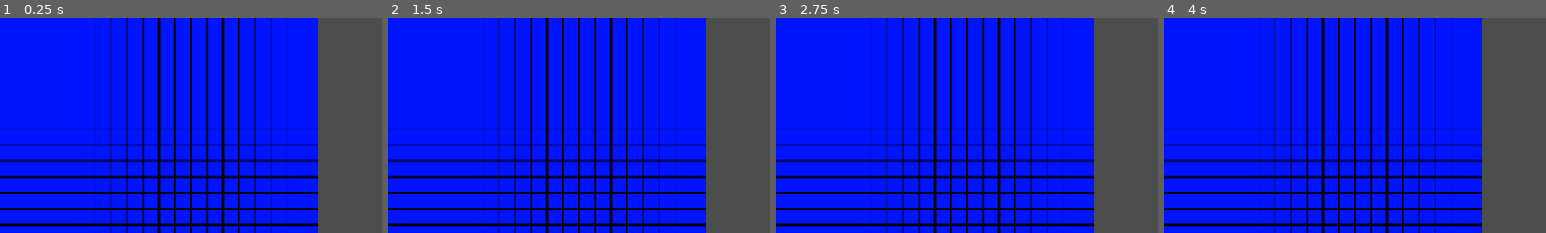
Above: before the commit, frames 1-4 (left to right).
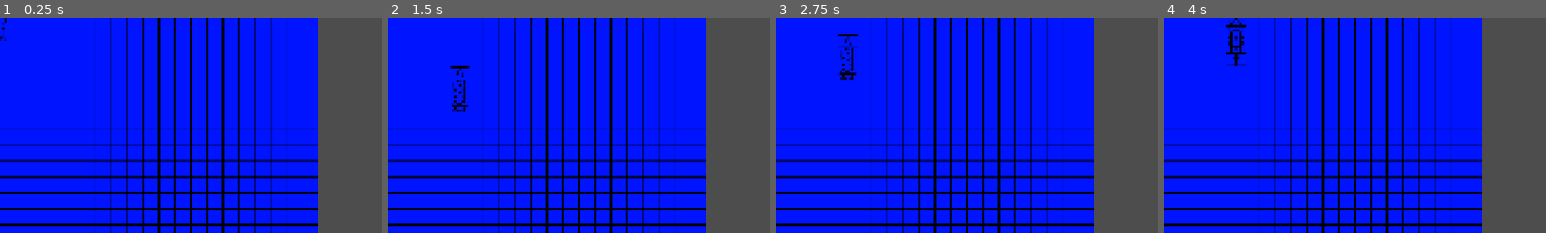
Above: after the commit, the same moments.

Repository: thejan14/GGJ2026
Game: Godot game, scene res://scenes/game.tscn
Two runs of this game, one before a commit and one after it. Both use one fixed random seed, a clock stepped at 60 frames per second and the inputs below.
Inputs (mouse positions are % of the whole screen's width and height, from its top left):
- Up to frame 1 (0.25 s): no input
- Up to frame 2 (1.5 s): tap Enter at 0.5 s; move the mouse to (72, 45) at 0.52 s; press the mouse at (72, 45) at 0.53 s; tap Space at 1.25 s; move the mouse to (30, 55) at 1.27 s; release the mouse at (30, 55) at 1.28 s; right-click (30, 55) at 1.35 s
- Up to frame 3 (2.75 s): click (30, 55) at 1.55 s; tap Enter at 2 s; move the mouse to (60, 28) at 2.02 s; press the mouse at (60, 28) at 2.03 s
- Up to frame 4 (4 s): tap Space at 2.75 s; move the mouse to (45, 70) at 2.77 s; release the mouse at (45, 70) at 2.78 s; click (45, 70) at 2.85 s; tap Enter at 3.5 s; move the mouse to (80, 65) at 3.52 s; hold Right mouse button (Secondary) from 3.53 s (still down); click (80, 65) at 3.8 s
The pictures show only the part of the screen within x 0-50%, y 0-50%; the shares and areas given below are measured in that part.

The runs differ from the first frame. In frame 1, less than 0.1% of the frame differs, in the area x 0-2%, y 0-11%; in frame 2, 0.4%; in frame 3, 0.4%; in frame 4, 0.5%, in the area x 16-22%, y 0-23%.

Commit message:
first  ship

Diff:
--- a/scenes/game.tscn
+++ b/scenes/game.tscn
@@ -2,13 +2,23 @@
 
 [ext_resource type="PackedScene" uid="uid://bg5ptytfsutot" path="res://scenes/board.tscn" id="1_uwrxv"]
 [ext_resource type="Script" uid="uid://d1beq52whxn1v" path="res://scripts/game_manager.gd" id="1_yqjtg"]
+[ext_resource type="Script" uid="uid://byqh4w5ryvvhd" path="res://scripts/ship.gd" id="3_lbhrr"]
+[ext_resource type="Texture2D" uid="uid://b35op3blg8wfj" path="res://art/ship3.png" id="4_iywne"]
 
-[node name="Game" type="Node" unique_id=798174569 node_paths=PackedStringArray("cam", "board")]
+[node name="Game" type="Node" unique_id=798174569 node_paths=PackedStringArray("cam", "board", "shipsPlayer1")]
 script = ExtResource("1_yqjtg")
 cam = NodePath("Camera2D")
 board = NodePath("Board")
+shipsPlayer1 = [NodePath("Ship")]
 
 [node name="Board" parent="." unique_id=1640674209 instance=ExtResource("1_uwrxv")]
 
 [node name="Camera2D" type="Camera2D" parent="." unique_id=574924299]
 position = Vector2(960, 540)
+
+[node name="Ship" type="Node2D" parent="." unique_id=2004071402 node_paths=PackedStringArray("sprite")]
+script = ExtResource("3_lbhrr")
+sprite = NodePath("Ship3")
+
+[node name="Ship3" type="Sprite2D" parent="Ship" unique_id=796000821]
+texture = ExtResource("4_iywne")
--- a/scripts/board.gd
+++ b/scripts/board.gd
@@ -6,14 +6,20 @@
 const CELL_SIZE: int = 40
 
 var cells: Array[Array] = []
+var highlightCells: Array[Vector2i]
 
 func _process(delta: float) -> void:
 	for row in cells:
 		for cell in row:
 			var sprite: Sprite2D = cell
 			sprite.modulate = Color.WHITE
-	var target_cell = world_to_cell(get_global_mouse_position())
-	if target_cell.x >= 0 and target_cell.x < DIM and target_cell.y >= 0 and target_cell.y < DIM:
+	highlight(world_to_cell(get_global_mouse_position()))
+	#for cell in highlightCells:
+		#highlight(cell)
+
+
+func highlight(target_cell :Vector2i):
+	if isValidPos(target_cell):
 		cells[target_cell.x][target_cell.y].modulate = Color.RED
 
 func _ready() -> void:
@@ -27,12 +33,12 @@
 			row.push_back(cell)
 		cells.push_back(row)
 
-func get_cell(coord: Vector2i) -> Sprite2D:
-	if coord.x >= 0 and coord.x < DIM and coord.y >= 0 and coord.y < DIM:
-		return cells[coord.x][coord.y]
-	else:
-		return null
+func isValidPos(coord: Vector2i) -> bool:
+	return coord.x >= 0 and coord.x < DIM and coord.y >= 0 and coord.y < DIM
 
 func world_to_cell(pos: Vector2) -> Vector2i:
 	var local_pos = to_local(pos)
 	return local_pos / CELL_SIZE
+
+func cell_to_world(pos: Vector2) -> Vector2:
+	return to_global(pos*CELL_SIZE)
--- a/scripts/game_manager.gd
+++ b/scripts/game_manager.gd
@@ -3,11 +3,30 @@
 @export var cam: Camera2D
 @export var board: Board
 
+@export var shipsPlayer1: Array[Ship]
+
 func _input(event: InputEvent) -> void:
 	if event.is_action_pressed("Select"):
 		print(board.world_to_cell(board.get_global_mouse_position()))
+		moveShips(shipsPlayer1)
 	if event.is_action_pressed("Cancel"):
 		get_tree().quit()
 
 func _ready() -> void:
 	cam.make_current()
+
+
+func move(ship : Ship)-> void:
+	var nextPos = ship.positions[0] + ship.dir
+	if board.isValidPos(nextPos):
+		ship.positions.assign(ship.positions.map(func(p)->Vector2i: return p + ship.dir ))
+		board.highlightCells.assign(ship.positions)
+	else:
+		ship.positions.reverse()
+		ship.flip()
+	var center = ship.positions.reduce(func(a,b):return a+b) /ship.positions.size()
+	ship.position = board.cell_to_world(Vector2(center)+Vector2.ONE*0.5)
+
+func moveShips(ships : Array[Ship]) -> void:
+	for ship in ships:
+		move(ship)
--- /dev/null
+++ b/scripts/ship.gd
@@ -0,0 +1,21 @@
+class_name Ship
+
+extends Node2D
+
+const DIM:int = 3
+var dir:Vector2i = Vector2i(0,-1)
+
+var positions: Array[Vector2i] = [Vector2i(4,4),Vector2i(4,5),Vector2i(4,6)]
+@export var sprite : Sprite2D
+# Called when the node enters the scene tree for the first time.
+func _ready() -> void:
+	pass # Replace with function body.
+
+
+# Called every frame. 'delta' is the elapsed time since the previous frame.
+func _process(delta: float) -> void:
+	pass
+
+func flip() ->void:
+	dir *= -1
+	rotation+= PI
Not shown, added: scripts/ship.gd.uid
